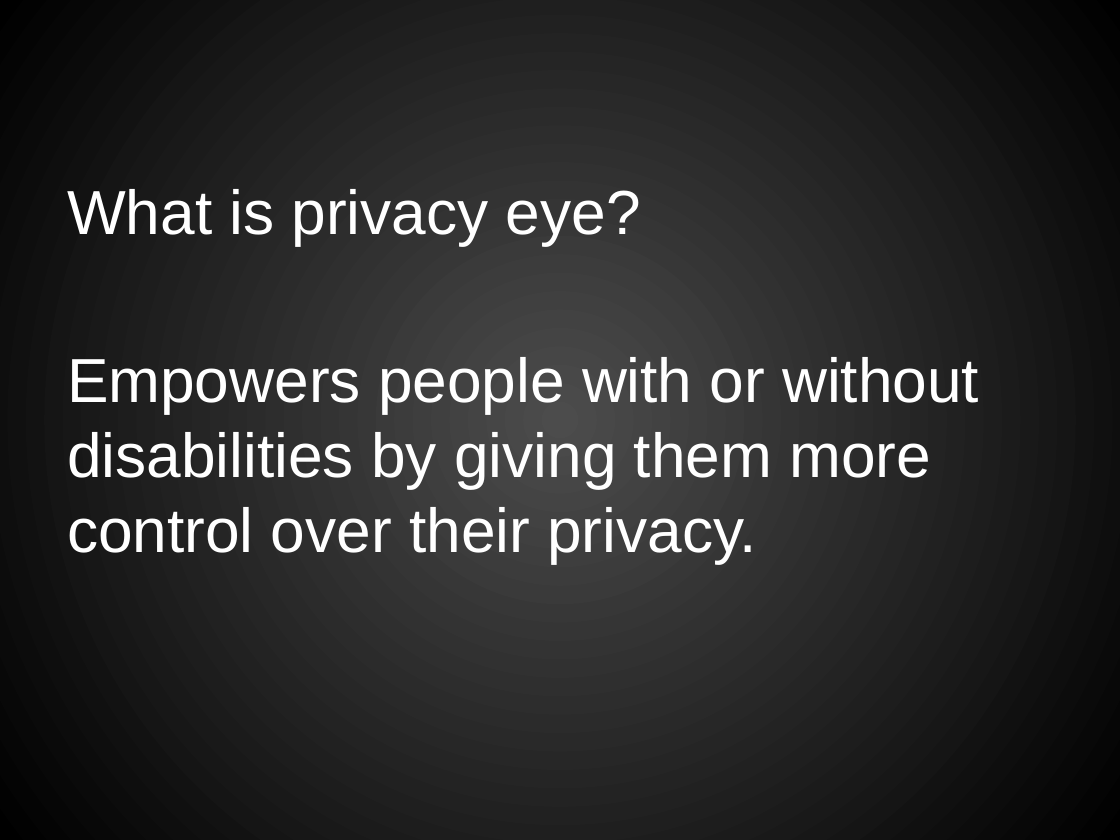
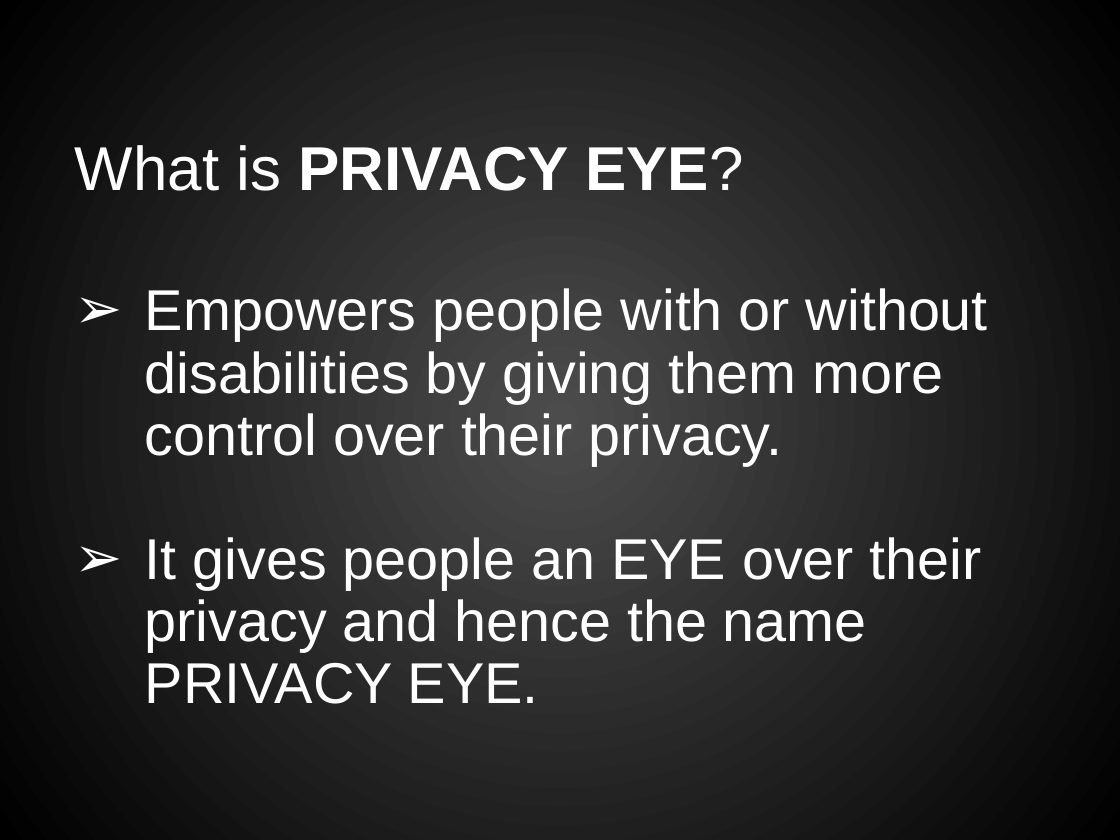
Before and after one commit to I-Stem/hack2020_Team6, a slide deck: slide 5 of Privacy_Eye.pptx (slide 4 before the commit). Drawn at 1120x840 pixels with LibreOffice and Linux fonts; fonts in the diff are those of the drawing. Boxes give left, top, right and bottom in pixels: in the first picture for what was removed or moved away, otherwise in the second. Text is boxed around its words. In the diff, an @@ line names an element or a change of style, - is before the commit and + after.

```diff
--- a/Privacy_Eye.pptx
+++ b/Privacy_Eye.pptx
@@ text "What is PRIVACY EYE?": place and size @@
-text "What is PRIVACY EYE?" at (67,189,979,563)
+text "What is PRIVACY EYE?" at (75,145,988,704)
@@ text at (75,145,744,191): text changed; size 40 to 39.8 pt; bold on @@
-What is privacy eye?
+What is PRIVACY EYE?
@@ text at (145,288,988,465): size 40 to 37 pt in "Empowers people with or without disabilities by ..."; bullet none to ➢; line spacing 1 to 0.9 @@
@@ text at (145,537,982,704): paragraph added @@
+  ➢ It gives people an EYE over their privacy and hence the name PRIVACY EYE.
```
Also in this commit, not shown: 5 other slides changed, 3 slides added, 1 slide removed.
